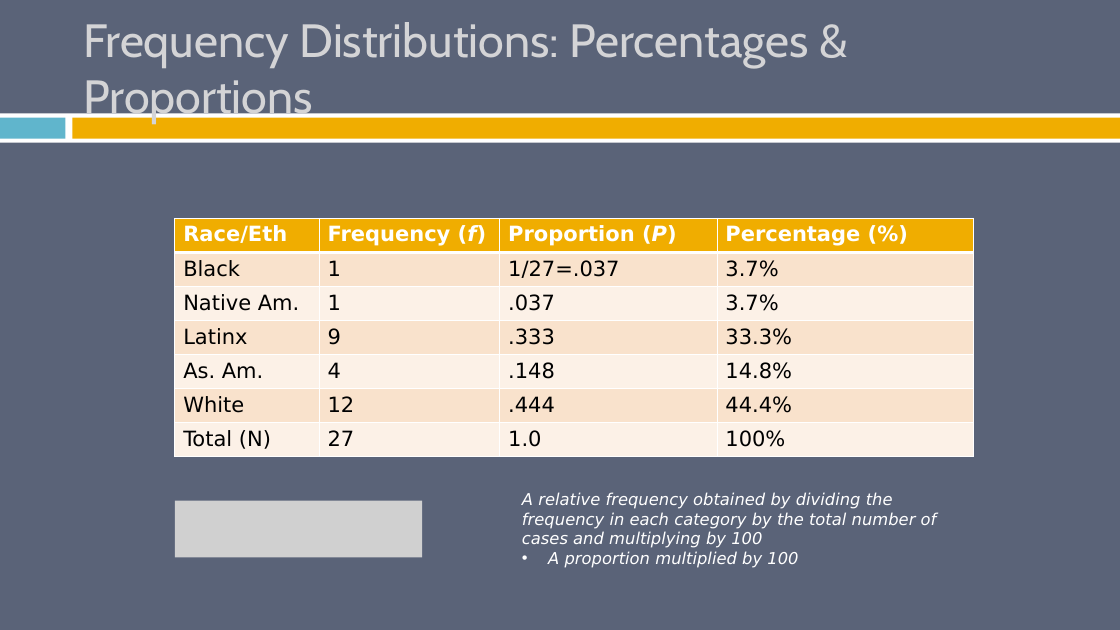
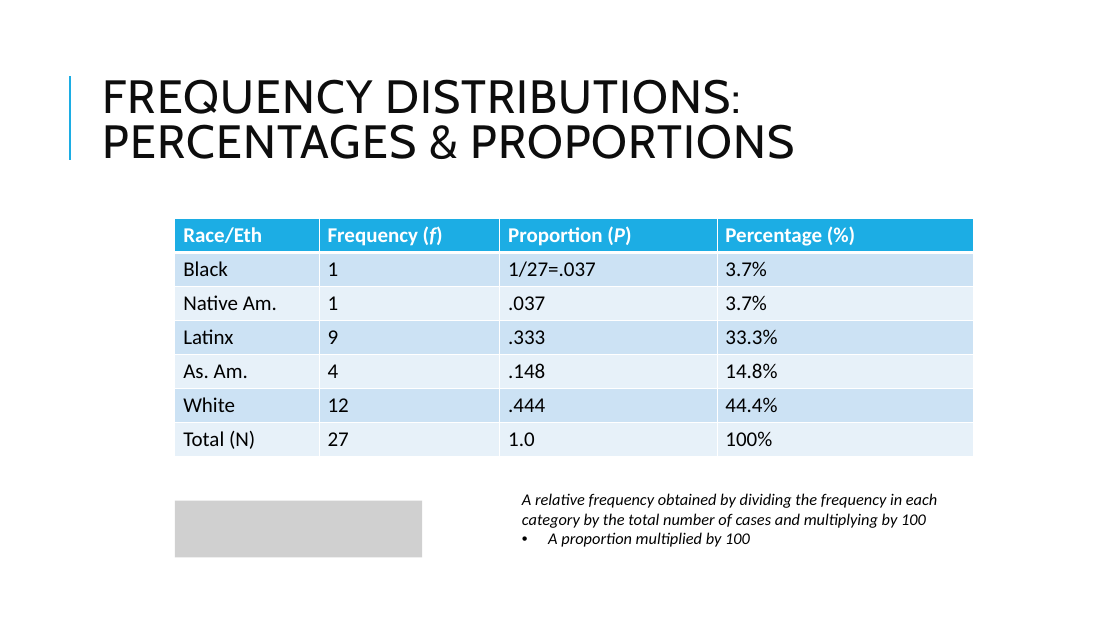
Before and after one commit to burrelvannjr/gradstats_sdsu, a slide deck: slide 7 of ppts/2_ct_dv_freq_graph.pptx. Drawn at 1120x630 pixels with LibreOffice and Linux fonts; fonts in the diff are those of the drawing; grey boxes stand for pictures. Boxes give left, top, right and bottom in pixels: in the first picture for what was removed or moved away, otherwise in the second. Text is boxed around its words. In the diff, an @@ line names an element or a change of style, - is before the commit and + after.

Commit message:
updated ppts 1-3

```diff
--- a/ppts/2_ct_dv_freq_graph.pptx
+++ b/ppts/2_ct_dv_freq_graph.pptx
@@ background #5A6378 to #FFFFFF @@
@@ line added from (70, 160) to (70, 76), #1CADE4 1.5 pt @@
@@ title at (x1=102, y1=79, x2=794, y2=159): text changed; text colour #D4D4D6 to #0D0D0D @@
-Frequency Distributions: Percentages & Proportions
+FREQUENCY DISTRIBUTIONS: PERCENTAGES & PROPORTIONS
@@ rectangle removed at (x1=0, y1=113, x2=1120, y2=143) @@
@@ rectangle removed at (x1=0, y1=118, x2=66, y2=139) @@
@@ rectangle removed at (x1=72, y1=118, x2=1120, y2=139) @@
@@ table at (x1=175, y1=218, x2=975, y2=457) @@
@@ fill #F0AD00 to #1CADE4 in row 1 @@
@@ fill #F9E3CC to #CDE3F5 in 12 cells @@
@@ fill #FCF1E7 to #E8F1FA in 12 cells @@
@@ font DejaVu Sans to Calibri @@
@@ text "A relative frequency obtained by ..." at (x1=522, y1=493, x2=937, y2=547): font DejaVu Sans to Calibri, text colour #FFFFFF to #000000 @@
```
Also in this commit, not shown: 52 other slides changed, 1 other file.
